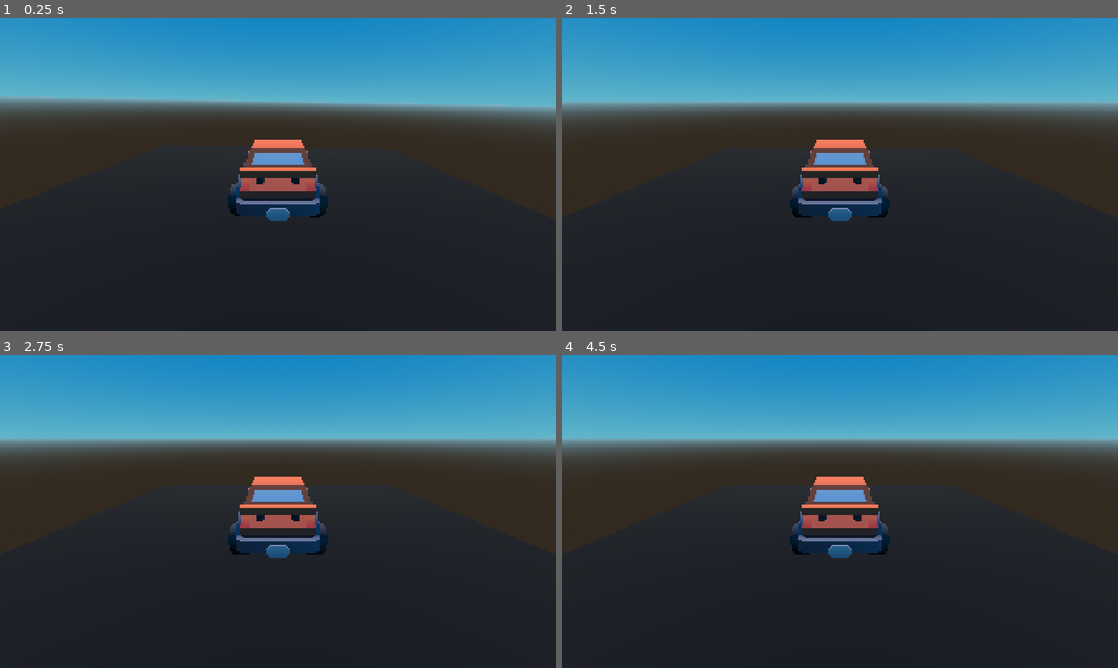
Above: before the commit, frames 1-4 (two rows, left to right).
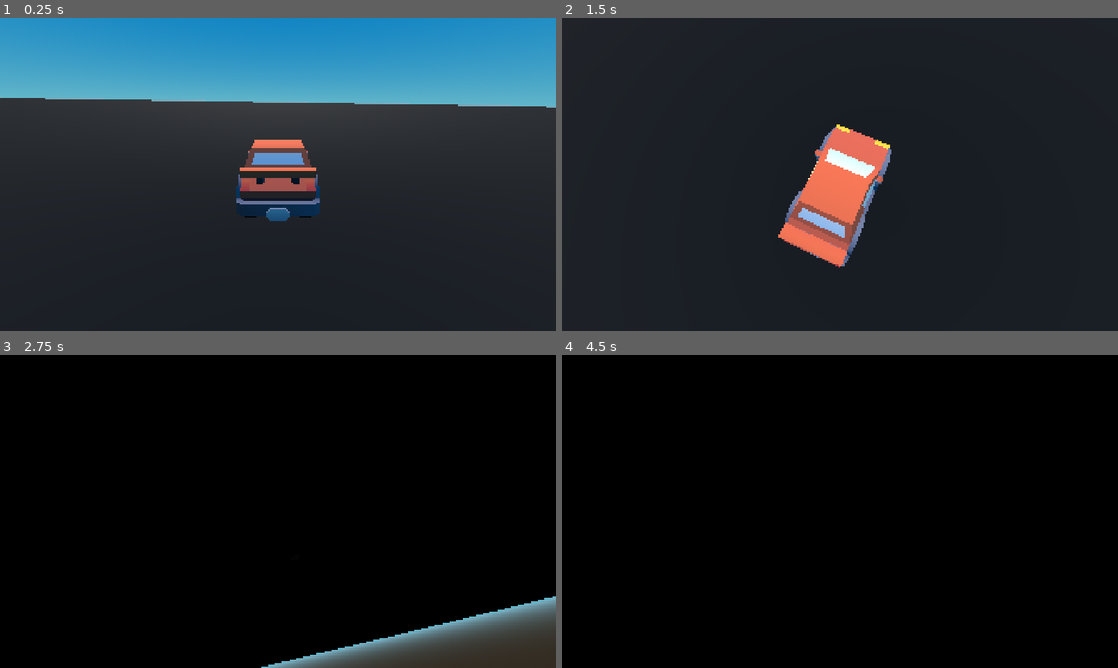
Above: after the commit, the same moments.

Repository: akanksh-ch/kar-game
Game: Godot game, scene res://Scenes/main.tscn
Same seed, same stepped clock (60 frames per second), same inputs: the game is played once before the commit and once after it.
Inputs (mouse positions are in pixels of both pictures, inside the frame that each line leads up to):
- Up to frame 1 (0.25 s): no input
- Up to frame 2 (1.5 s): tap Enter at 0.5 s; move the mouse to (962, 158) at 0.52 s; hold D (Right) 0.53-1.28 s; hold W (Gas) 0.53-1.28 s; move the mouse to (728, 190) at 1.27 s; hold S (Brake) from 1.28 s (still down); tap W (Gas) at 1.35 s
- Up to frame 3 (2.75 s): move the mouse to (333, 442) at 2.02 s; release S (Brake) at 2.03 s; hold D (Right) from 2.03 s (still down); hold W (Gas) from 2.03 s (still down)
- Up to frame 4 (4.5 s): move the mouse to (812, 574) at 2.77 s; release W (Gas) at 2.78 s; tap W (Gas) at 2.85, 4.35 s; tap Space at 3.5 s; move the mouse to (1006, 558) at 3.52 s; release D (Right) at 3.53 s; hold W (Gas) 3.53-4.28 s; hold A (Left) from 3.53 s (still down); move the mouse to (673, 464) at 4.27 s

The runs differ from the first frame. In frame 1, 3.9% of the frame differs, in the area x 0-100%, y 24-64%; in frame 2, 47%; in frame 3, 99%; in frame 4, 100%, in the area x 0-100%, y 0-100%.

Commit message:
Got movement and camera working

Diff:
--- a/Scenes/kar.tscn
+++ b/Scenes/kar.tscn
@@ -2,6 +2,7 @@
 
 [ext_resource type="Script" uid="uid://de70vagbk86hf" path="res://Scripts/kar.gd" id="1_4j05u"]
 [ext_resource type="Texture2D" uid="uid://c40i77injg0ah" path="res://Assets/Textures/colormap.png" id="1_i7inn"]
+[ext_resource type="Script" uid="uid://lhxwllrovar4" path="res://Scripts/Camera.gd" id="3_g5oqf"]
 
 [sub_resource type="BoxShape3D" id="BoxShape3D_g4v7s"]
 size = Vector3(1.3062744, 0.84967804, 2.4331055)
@@ -231,7 +232,8 @@
 mesh = SubResource("ArrayMesh_g5oqf")
 
 [node name="wheel_back_left" type="VehicleWheel3D" parent="." unique_id=760376154]
-transform = Transform3D(1, 0, 0, 0, 1, 0, 0, 0, 1, 0.66, 0.25, -0.66)
+transform = Transform3D(1, 0, 0, 0, 1, 0, 0, 0, 1, 0.5, 0.25, -0.66)
+use_as_traction = true
 wheel_radius = 0.3
 
 [node name="wheel-back-left" type="MeshInstance3D" parent="wheel_back_left" unique_id=1218306427]
@@ -239,7 +241,8 @@
 mesh = SubResource("ArrayMesh_184o1")
 
 [node name="wheel_back_right" type="VehicleWheel3D" parent="." unique_id=386290848]
-transform = Transform3D(1, 0, 0, 0, 1, 0, 0, 0, 1, -0.66, 0.25, -0.66)
+transform = Transform3D(1, 0, 0, 0, 1, 0, 0, 0, 1, -0.5, 0.25, -0.66)
+use_as_traction = true
 wheel_radius = 0.3
 
 [node name="wheel-back-right" type="MeshInstance3D" parent="wheel_back_right" unique_id=1531360983]
@@ -247,7 +250,8 @@
 mesh = SubResource("ArrayMesh_dgrdw")
 
 [node name="wheel_front_right" type="VehicleWheel3D" parent="." unique_id=336991940]
-transform = Transform3D(1, 0, 0, 0, 1, 0, 0, 0, 1, -0.66, 0.25, 0.66)
+transform = Transform3D(1, 0, 0, 0, 1, 0, 0, 0, 1, -0.5, 0.25, 0.66)
+use_as_steering = true
 wheel_radius = 0.3
 
 [node name="wheel-front-right" type="MeshInstance3D" parent="wheel_front_right" unique_id=872266679]
@@ -255,15 +259,19 @@
 mesh = SubResource("ArrayMesh_2oat5")
 
 [node name="wheel_front_left" type="VehicleWheel3D" parent="." unique_id=932756798]
-transform = Transform3D(1, 0, 0, 0, 1, 0, 0, 0, 1, 0.66, 0.25, 0.66)
+transform = Transform3D(1, 0, 0, 0, 1, 0, 0, 0, 1, 0.5, 0.25, 0.66)
+use_as_steering = true
 wheel_radius = 0.3
 
 [node name="wheel-front-left" type="MeshInstance3D" parent="wheel_front_left" unique_id=1823876074]
 transform = Transform3D(1, 0, 0, 0, 1, 0, 0, 0, 1, -0.135, 0, 0)
 mesh = SubResource("ArrayMesh_2x4ff")
 
-[node name="CamArm" type="SpringArm3D" parent="." unique_id=888116283]
-transform = Transform3D(-1, 2.990035e-08, -8.2150535e-08, 0, 0.9396926, 0.34202012, 8.742278e-08, 0.34202012, -0.9396926, 0, 1.5, -3)
+[node name="CameraPivot" type="Node3D" parent="." unique_id=622915790]
+script = ExtResource("3_g5oqf")
+
+[node name="CamArm" type="SpringArm3D" parent="CameraPivot" unique_id=888116283]
+transform = Transform3D(-1, 5.1643603e-08, -1.4188963e-07, 0, 0.93969256, 0.34202012, 1.509958e-07, 0.34202012, -0.93969256, 0, 1.5, -3)
 collision_mask = 0
 
-[node name="Camera3D" type="Camera3D" parent="CamArm" unique_id=460809554]
+[node name="Camera3D" type="Camera3D" parent="CameraPivot/CamArm" unique_id=460809554]
--- a/Scenes/level_1.tscn
+++ b/Scenes/level_1.tscn
@@ -1,11 +1,11 @@
 [gd_scene format=3 uid="uid://cfvc13vkwj0ce"]
 
 [sub_resource type="BoxShape3D" id="BoxShape3D_g4v7s"]
-size = Vector3(10, 0.2, 10)
+size = Vector3(1000, 0.2, 1000)
 
 [sub_resource type="BoxMesh" id="BoxMesh_g4v7s"]
 lightmap_size_hint = Vector2i(104, 57)
-size = Vector3(10, 0.2, 10)
+size = Vector3(1000, 0.2, 1000)
 
 [sub_resource type="StandardMaterial3D" id="StandardMaterial3D_yf5fn"]
 albedo_color = Color(0, 0, 0, 1)
--- /dev/null
+++ b/Scripts/Camera.gd
@@ -0,0 +1,10 @@
+extends Node3D
+
+@export var SENSITIVITY = 1.0
+
+func _input(event: InputEvent) -> void:
+	if event is InputEventMouseMotion:
+		self.rotation_degrees.x += event.relative.y
+		self.rotation_degrees.y += -event.relative.x
+
+		self.rotation_degrees.x = clampf(rotation_degrees.x, -70, 70) # 90 - 20 as spring arm is already rotated to 20 degrees by default
--- a/Scripts/kar.gd
+++ b/Scripts/kar.gd
@@ -1,16 +1,29 @@
 extends VehicleBody3D
 
 @onready var wheels: Array[VehicleWheel3D] = [$wheel_back_left, $wheel_back_right, $wheel_front_left, $wheel_front_right]
+@export var EngineForce = 1275
+@export var BrakingForce = 150
 
 # Configuration
 func _ready() -> void:
 	for wheel in wheels:
-		wheel.set_suspension_stiffness(75.0)
-		#wheel.set_damping_compression(0.5)
+		wheel.set_suspension_stiffness(125.0)
+		wheel.set_suspension_travel(0.05)
+		wheel.set_damping_compression(0.5)
+		wheel.set_damping_relaxation(0.8)
 		#wheel.set_suspension_rest_length(0.35)
 
-		print(
-			wheel.get_suspension_stiffness(),", ",
-			wheel.get_damping_compression(),", ",
-			wheel.get_suspension_rest_length()
-		)
+		#print(
+			#wheel.get_suspension_stiffness(),", ",
+			#wheel.get_damping_compression(),", ",
+			#wheel.get_suspension_rest_length()
+		#)
+
+func _physics_process(delta: float) -> void:
+	engine_force = Input.get_action_strength("Gas") * EngineForce
+	brake = Input.get_action_strength("Brake") * BrakingForce
+	steering = lerp(steering, deg_to_rad(35 * Input.get_action_strength("Left")) + deg_to_rad(-35 * Input.get_action_strength("Right")), 0.1)
+
+func _input(event: InputEvent) -> void:
+	if event is InputEventKey and event.keycode == 32: # space bar
+		rotation = Vector3.ZERO
Not shown, added: Scripts/Camera.gd.uid
Not shown, added: Scenes/kar.tscn6773561856.tmp
Not shown, added: Scenes/kar.tscn6779298978.tmp
